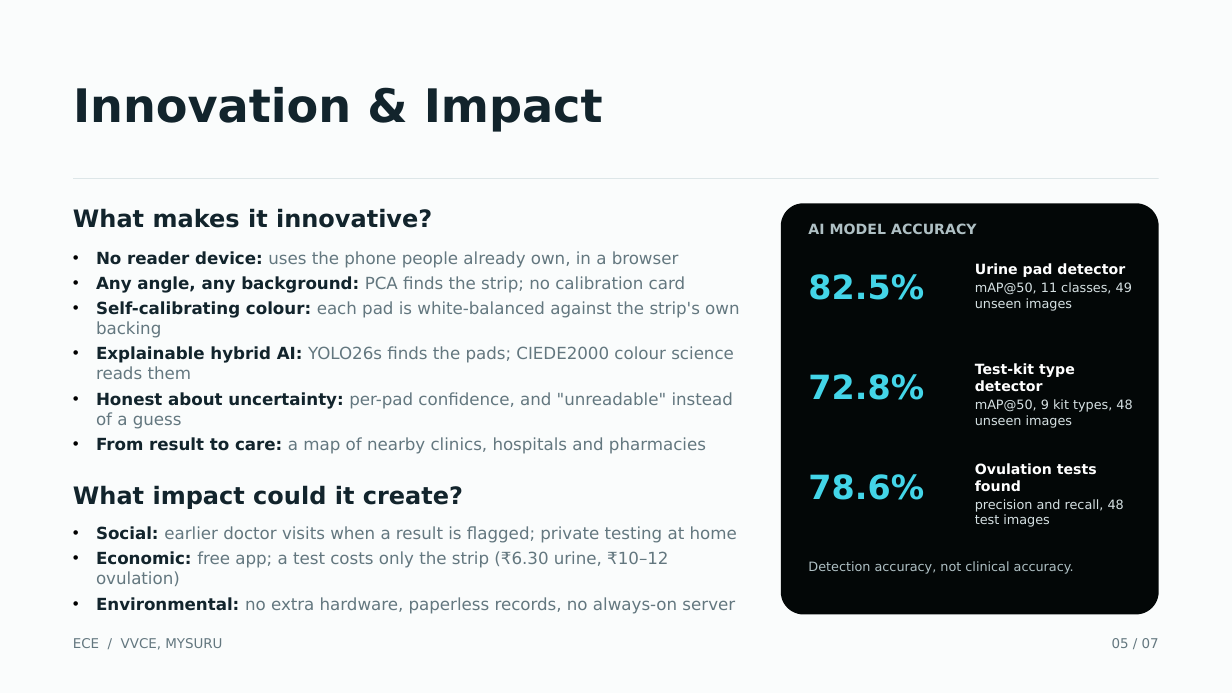
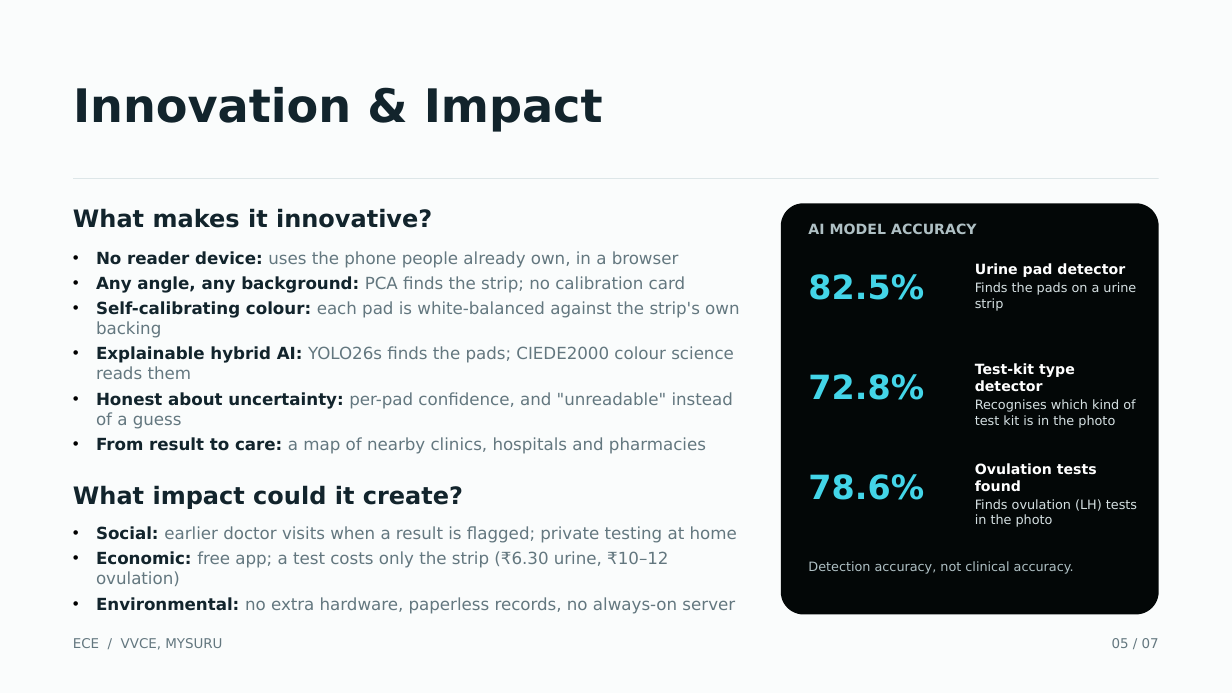
Before and after one commit to RividyathaSathakshi/LUMENOVA, a slide deck: slide 5 of presentation/Lumenova_TechShodha.pptx. Drawn at 1232x693 pixels with LibreOffice and Linux fonts; fonts in the diff are those of the drawing. Boxes give left, top, right and bottom in pixels: in the first picture for what was removed or moved away, otherwise in the second. Text is boxed around its words. In the diff, an @@ line names an element or a change of style, - is before the commit and + after.

```diff
--- a/presentation/Lumenova_TechShodha.pptx
+++ b/presentation/Lumenova_TechShodha.pptx
@@ text at bbox=[975, 282, 1136, 311]: text changed @@
-mAP@50, 11 classes, 49 unseen images
+Finds the pads on a urine strip
@@ text at bbox=[975, 399, 1135, 428]: text changed @@
-mAP@50, 9 kit types, 48 unseen images
+Recognises which kind of test kit is in the photo
@@ text at bbox=[975, 499, 1137, 527]: text changed @@
-precision and recall, 48 test images
+Finds ovulation (LH) tests in the photo
```
